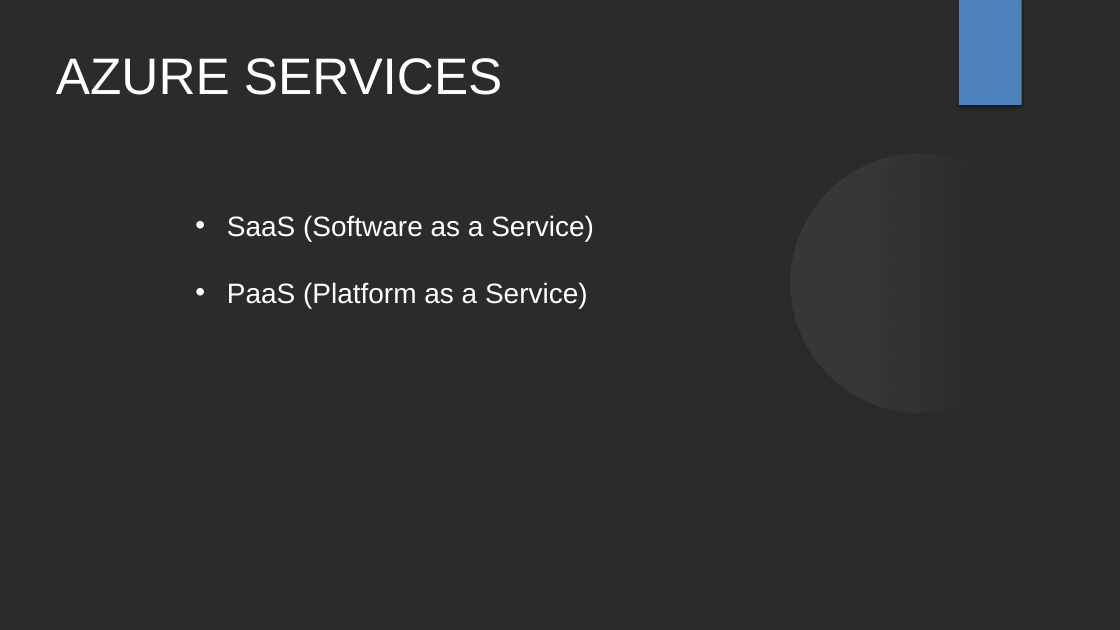
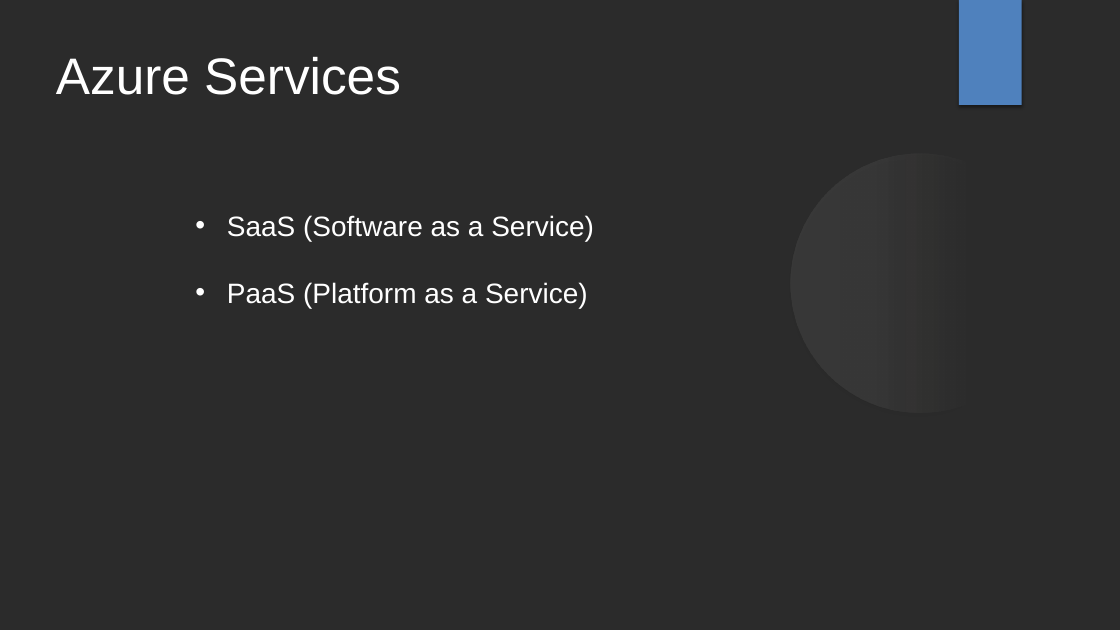
Before and after one commit to knight-coder-llc/net-403-ppt, a slide deck: slide 8 of Windows Server 2019.pptx (slide 7 before the commit). Drawn at 1120x630 pixels with LibreOffice and Linux fonts; fonts in the diff are those of the drawing; background and template pictures are left out; a plain dark background stands for a picture behind light text. Boxes give left, top, right and bottom in pixels: in the first picture for what was removed or moved away, otherwise in the second. Text is boxed around its words. In the diff, an @@ line names an element or a change of style, - is before the commit and + after.

```diff
--- a/Windows Server 2019.pptx
+++ b/Windows Server 2019.pptx
@@ title at bbox=[56, 57, 401, 95]: text changed @@
-AZURE SERVICES
+Azure Services
```
Also in this commit, not shown: 2 other slides changed, 29 slides added, 1 slide removed.
